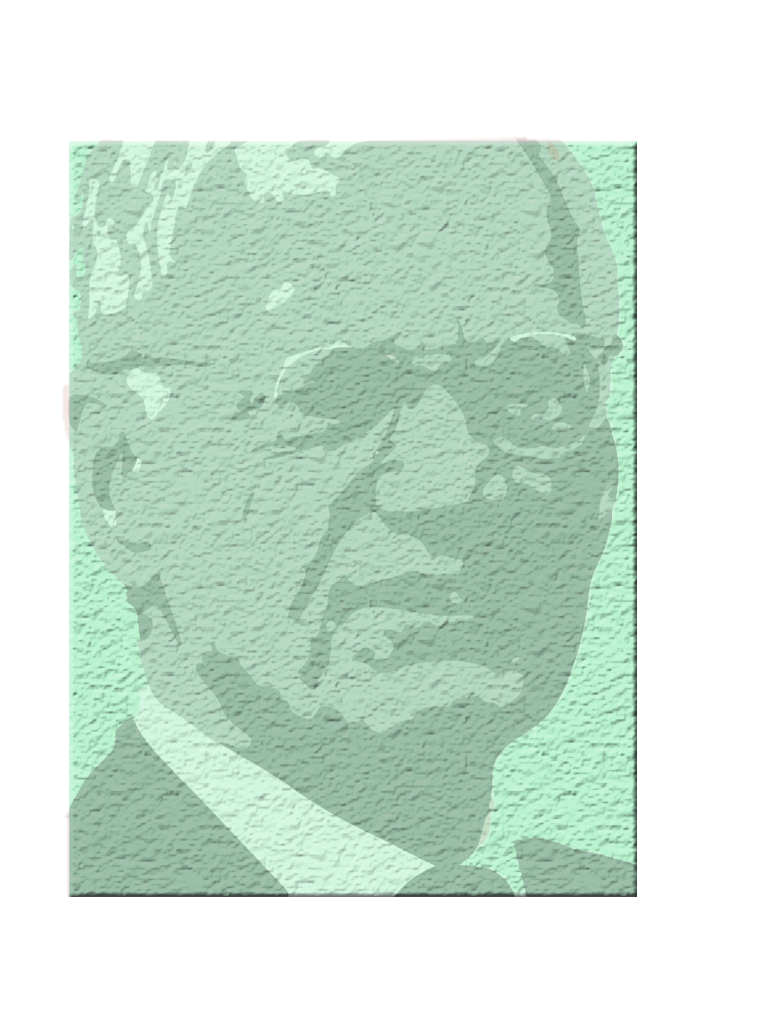
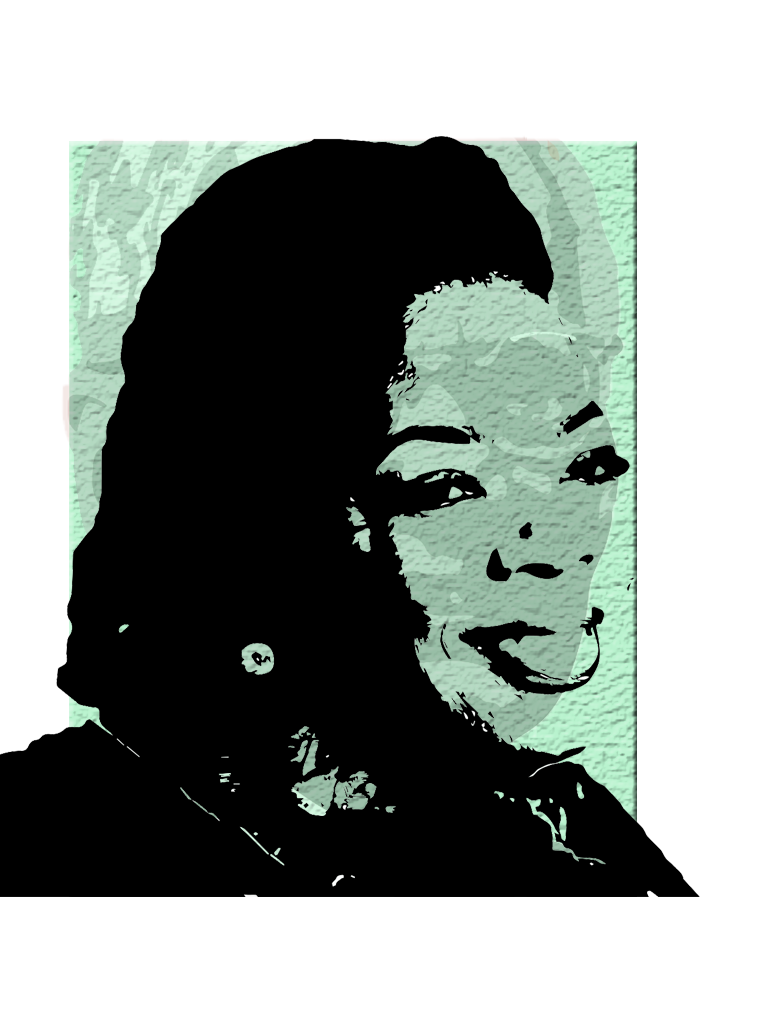
Layer changes from the first 768x1024 image to the second:
added layer "Layer 1" above "letterman.psd" over 0, 136, 700, 897
